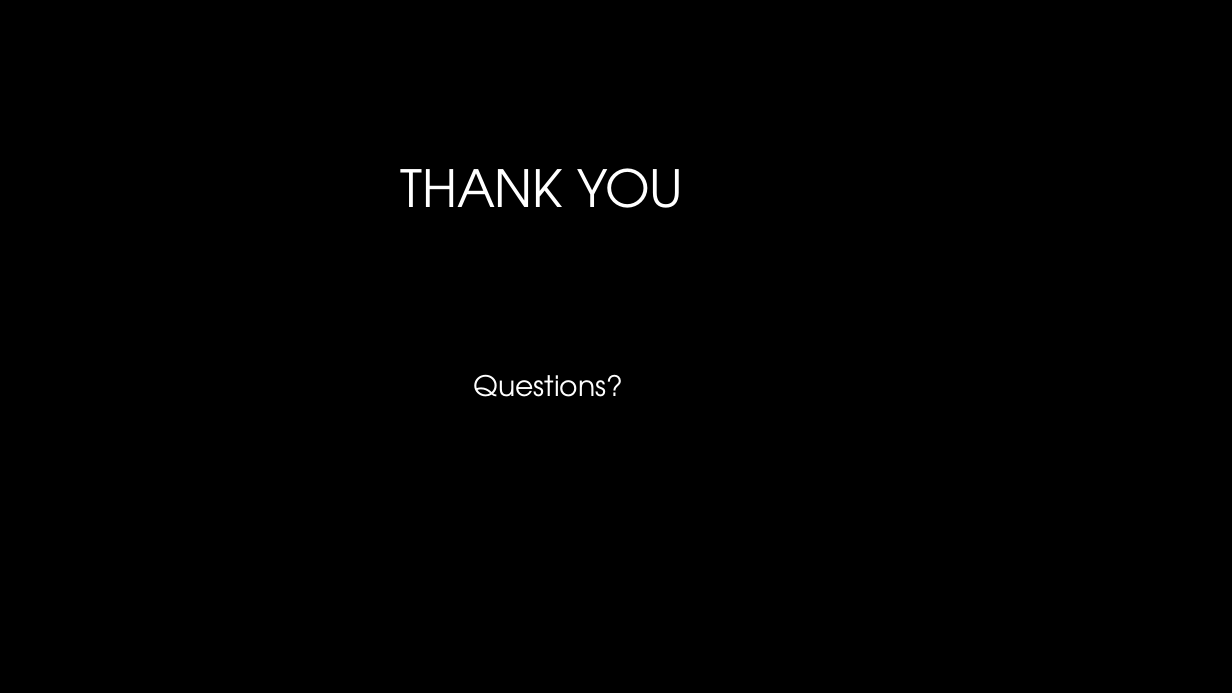
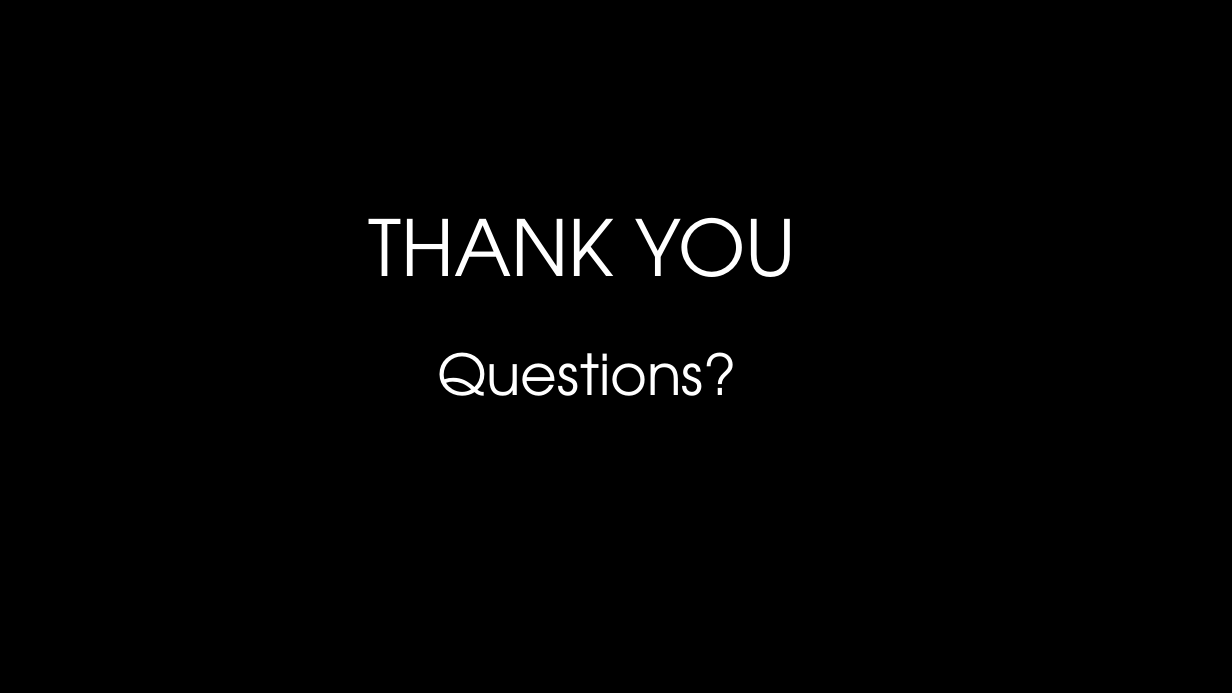
Before and after one commit to WCW789/Project1, a slide deck: slide 16 of Group_5_Presentation.pptx (slide 15 before the commit). Drawn at 1232x693 pixels with LibreOffice and Linux fonts; fonts in the diff are those of the drawing; background and template pictures are left out. Boxes give left, top, right and bottom in pixels: in the first picture for what was removed or moved away, otherwise in the second. Text is boxed around its words. In the diff, an @@ line names an element or a change of style, - is before the commit and + after.

```diff
--- a/Group_5_Presentation.pptx
+++ b/Group_5_Presentation.pptx
@@ title "THANK YOU": place and size @@
-title "THANK YOU" at <box>400,168,683,208</box>
+title "THANK YOU" at <box>369,217,796,277</box>
@@ title "THANK YOU" at <box>369,217,796,277</box>: size 40 to 60.3 pt @@
@@ text "Questions?": place and size @@
-text "Questions?" at <box>474,374,624,397</box>
+text "Questions?" at <box>437,352,737,396</box>
@@ text "Questions?" at <box>437,352,737,396</box>: size 22 to 44 pt @@
```
Also in this commit, not shown: 9 other slides changed, 1 slide added, 1 other file.
